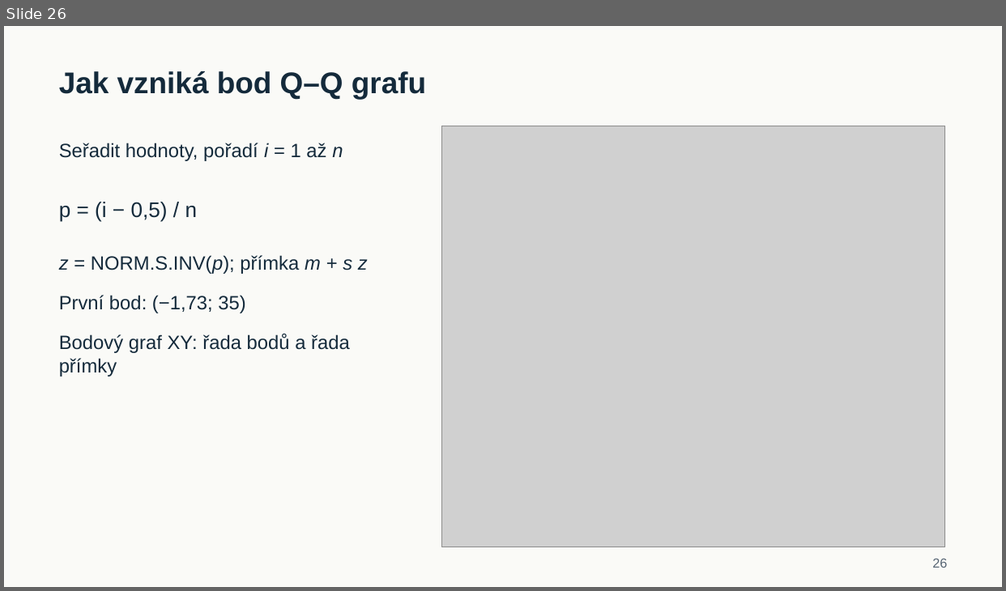
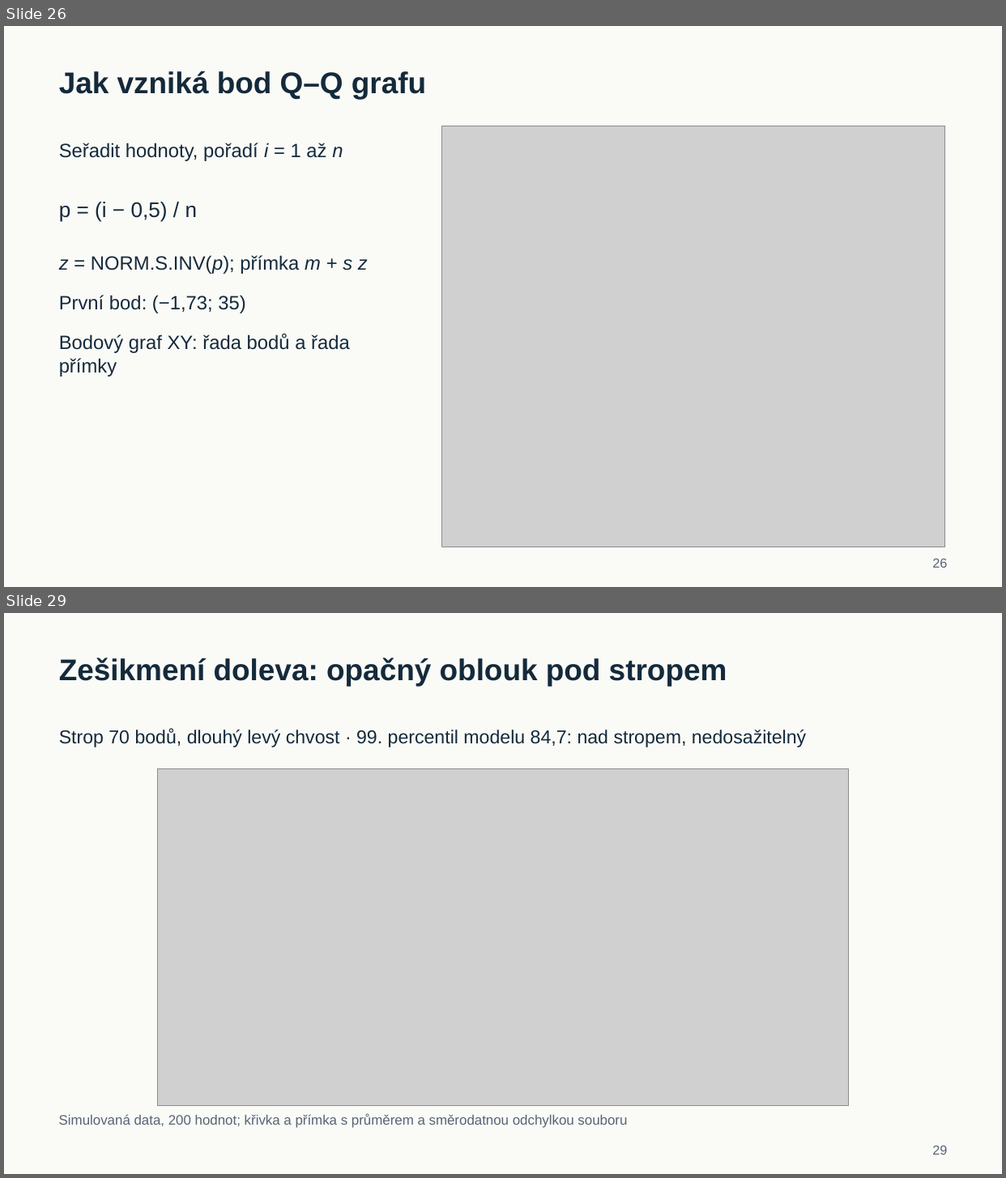
Before and after one commit to reckak/statistics-for-psychology, a slide deck: presentations/kapitola_04_normalni_rozdeleni.pptx. Shown one above the other, each under a label of ours: slide 26 before the commit, slides 26 and 29 after it; the slides between them are not shown. The pictures are 1006x591 and 1006x1178 pixels, drawn with LibreOffice and Linux fonts; fonts in the diff are those of the drawing; grey boxes stand for pictures. Boxes give left, top, right and bottom in pixels: in the first picture for what was removed or moved away, otherwise in the second. Text is boxed around its words. In the diff, an @@ line names an element or a change of style, - is before the commit and + after.

```diff
--- a/presentations/kapitola_04_normalni_rozdeleni.pptx
+++ b/presentations/kapitola_04_normalni_rozdeleni.pptx
@@ slide 29 added at [4, 613, 1002, 1174], background #FAFAF7 @@
@@ text added at [59, 658, 727, 686], 36 pt, text #142A3B, bold @@
+Zešikmení doleva: opačný oblouk pod stropem
@@ text added at [59, 729, 806, 747], 22.5 pt, text #142A3B @@
+Strop 70 bodů, dlouhý levý chvost · 99. percentil modelu 84,7: nad stropem, nedosažitelný
@@ picture added at [158, 769, 848, 1105] @@
@@ text added at [59, 1114, 627, 1128], 16.5 pt, text #576574 @@
+Simulovaná data, 200 hodnot; křivka a přímka s průměrem a směrodatnou odchylkou souboru
@@ text added at [932, 1145, 947, 1155], 15.8 pt, text #576574 @@
+29
```
Also in this commit, not shown: 20 slides changed, 5 other slides added, 2 slides removed, 2 other files.
